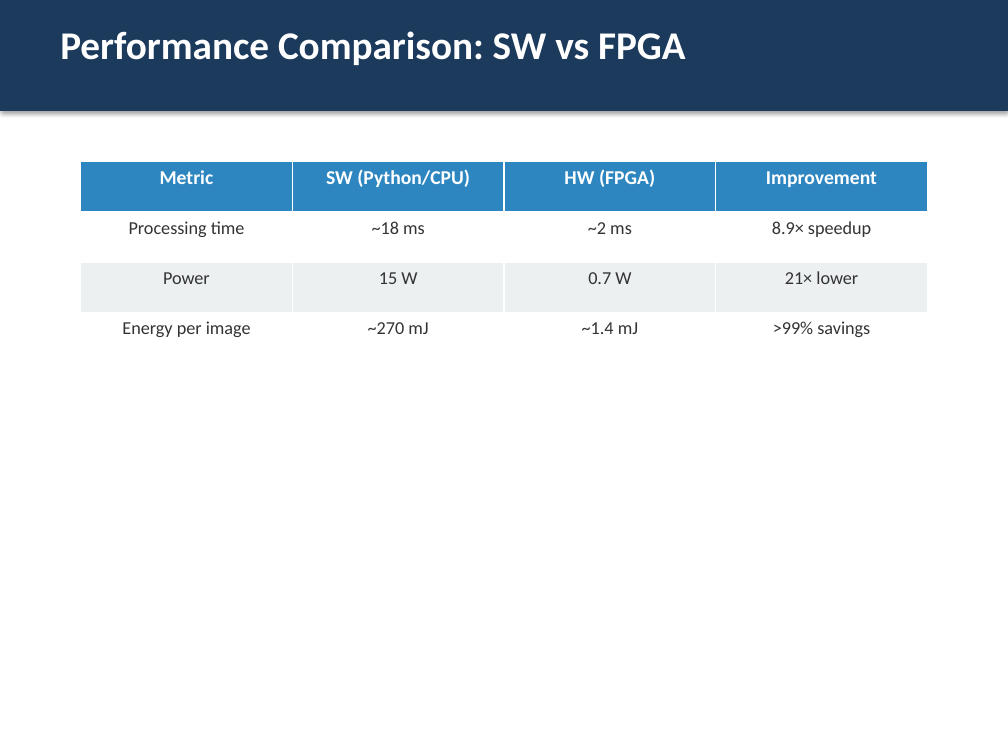
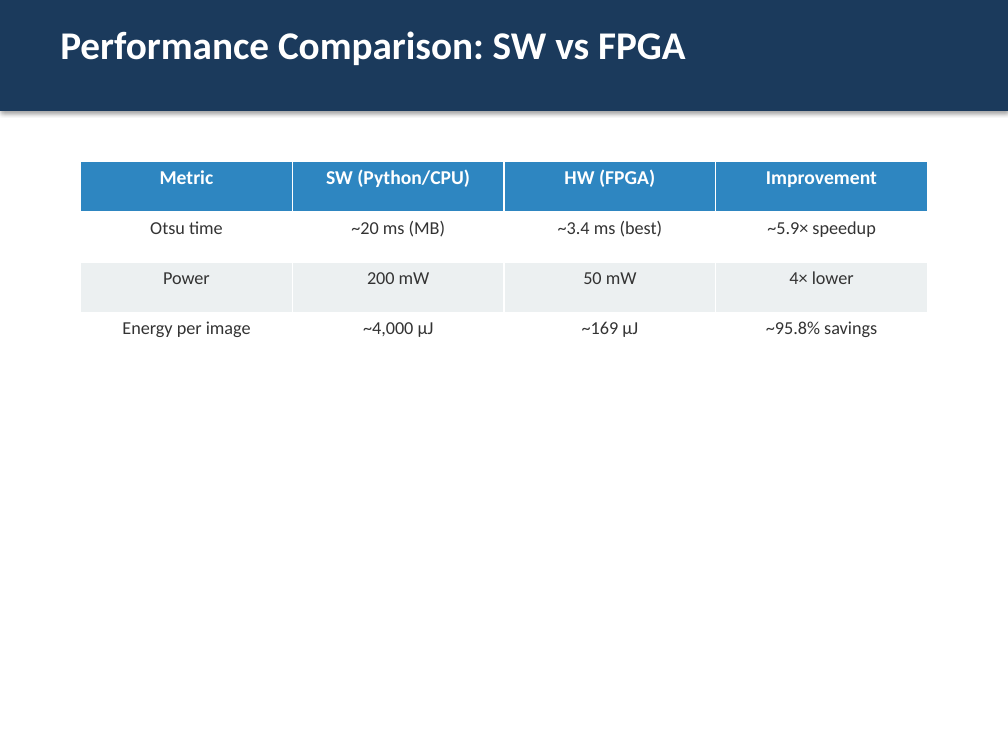
Before and after one commit to akulasahasra75/FPGA--Brain-Tumor-Segmentation, a slide deck: slide 10 of 06_documentation/presentation.pptx. Drawn at 1008x756 pixels with LibreOffice and Linux fonts; fonts in the diff are those of the drawing. Boxes give left, top, right and bottom in pixels: in the first picture for what was removed or moved away, otherwise in the second. Text is boxed around its words. In the diff, an @@ line names an element or a change of style, - is before the commit and + after.

```diff
--- a/06_documentation/presentation.pptx
+++ b/06_documentation/presentation.pptx
@@ table at bbox=[81, 161, 927, 363] @@
-row 2: Processing time | ~18 ms | ~2 ms | 8.9× speedup
+row 2: Otsu time | ~20 ms (MB) | ~3.4 ms (best) | ~5.9× speedup
-row 3: Power | 15 W | 0.7 W | 21× lower
+row 3: Power | 200 mW | 50 mW | 4× lower
-row 4: Energy per image | ~270 mJ | ~1.4 mJ | >99% savings
+row 4: Energy per image | ~4,000 µJ | ~169 µJ | ~95.8% savings
```
Also in this commit, not shown: 2 other slides changed, 6 other files.
